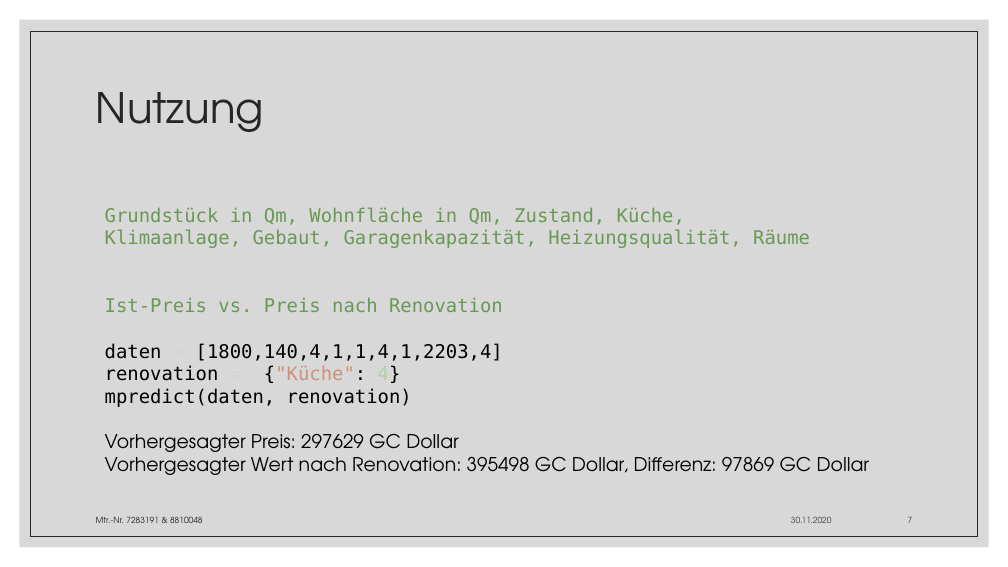
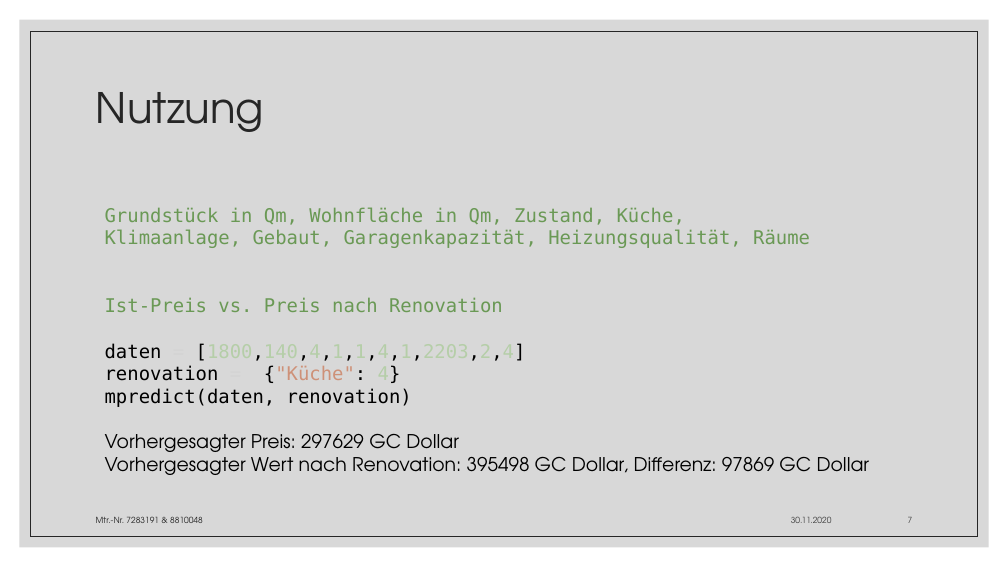
Before and after one commit to CrossField1973/DataScienceProject_01, a slide deck: slide 7 of Prognose von Immobilienpreisen.pptx. Drawn at 1008x567 pixels with LibreOffice and Linux fonts; fonts in the diff are those of the drawing. Boxes give left, top, right and bottom in pixels: in the first picture for what was removed or moved away, otherwise in the second. Text is boxed around its words. In the diff, an @@ line names an element or a change of style, - is before the commit and + after.

```diff
--- a/Prognose von Immobilienpreisen.pptx
+++ b/Prognose von Immobilienpreisen.pptx
@@ text at (105, 343, 526, 361): text changed; text colour #000000 to #B5CEA8 @@
-daten = [1800,140,4,1,1,4,1,2203,4]
+daten = [1800,140,4,1,1,4,1,2203,2,4]
```
Also in this commit, not shown: 3 other slides changed.
